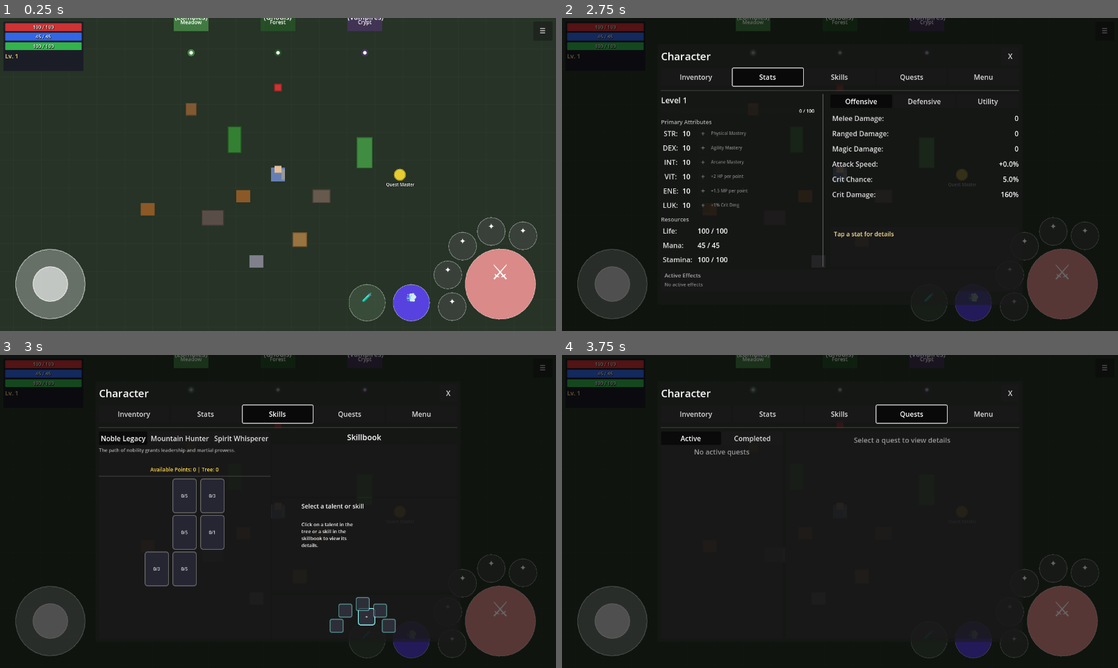
Above: before the commit, frames 1-4 (two rows, left to right).
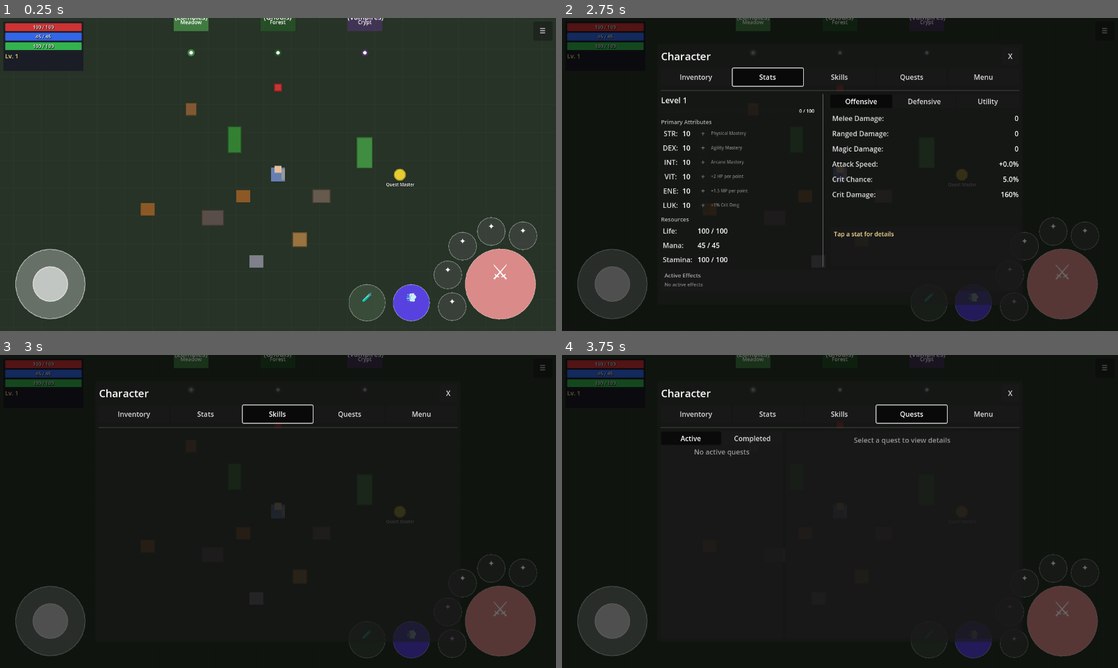
Above: after the commit, the same moments.

Repository: MatousHruska/MobileTestia
Game: Godot game, scene res://scenes/world/test_zone.tscn
The game is run twice, just before and just after one commit, with the same random seed, the same clock (stepped at 60 frames per second) and the same inputs.
Inputs:
- Up to frame 1 (0.25 s): no input
- Up to frame 2 (2.75 s): click "☰" at 0.5 s; click "Inventory" at 1.25 s; click "Stats" at 2 s
- Up to frame 3 (3 s): click "Skills" at 2.75 s
- Up to frame 4 (3.75 s): click "Quests" at 3.5 s

Frames 1-2 are identical in both runs. In frame 3, 4.7% of the frame differs, in the area x 17-72%, y 25-89%; in frame 4, nothing differs.
Error after the commit: Parse Error: Cannot infer the type of "delta" variable because the value doesn't have a set type. (res://scripts/ui/menu/skills_panel.gd:543)

Commit message:
Add drag-and-drop for skill binding and CombatHUD integration
- Implement drag-and-drop from Skillbook to Skill Bind UI
  - Touch/mouse input detection on skillbook slots
  - Visual drag preview that follows finger/cursor
  - Highlight bind slots during drag
  - Drop detection on bind slots
- Add flash animation for new skills in skillbook
- Integrate TalentManager with CombatHUD
  - Auto-sync bound skills to ability slots
  - Skills bound in SkillsPanel appear in combat HUD
  - Talent data (damage, cooldown, costs) passed to HUD

Diff:
--- a/scripts/ui/combat/combat_hud.gd
+++ b/scripts/ui/combat/combat_hud.gd
@@ -42,7 +42,73 @@
 		if Game.is_player_valid():
 			_on_player_spawned(Game.player)
 
+	# Connect to TalentManager for skill bindings
+	_connect_talent_manager()
+
 	Debug.info("Combat", "CombatHUD initialized", {"abilities": config.ability_count})
+
+
+func _connect_talent_manager() -> void:
+	## Connect to TalentManager to sync bound skills
+	if TalentManager:
+		TalentManager.skill_bound.connect(_on_talent_skill_bound)
+		TalentManager.skill_unbound.connect(_on_talent_skill_unbound)
+		# Sync existing bindings
+		call_deferred("_sync_talent_bindings")
+
+
+func _sync_talent_bindings() -> void:
+	## Sync all bound talents from TalentManager to ability slots
+	for i in range(ability_slots.size()):
+		# TalentManager slot 1-5 maps to ability slots 0-4 (main slot 0 is special)
+		var talent := TalentManager.get_bound_talent(i + 1)
+		if talent:
+			_bind_talent_to_slot(i, talent)
+		else:
+			clear_ability_slot(i)
+
+
+func _bind_talent_to_slot(slot_index: int, talent: TalentData) -> void:
+	## Bind a talent's ability to an ability slot
+	if slot_index < 0 or slot_index >= ability_slots.size():
+		return
+
+	var invested := TalentManager.get_invested_points(talent.id)
+	var data := {
+		"name": talent.talent_name,
+		"icon": talent.talent_name.substr(0, 2).to_upper(),
+		"mana_cost": talent.mana_cost,
+		"stamina_cost": talent.stamina_cost,
+		"cooldown": talent.cooldown,
+		"damage": talent.get_damage_at_points(invested),
+		"effect_type": talent.effect_type,
+		"effect_value": talent.get_effect_at_points(invested),
+		"duration": talent.duration,
+		"talent_id": talent.id,
+	}
+
+	ability_slots[slot_index].bind_ability(talent.id, data)
+	Debug.log("Combat", "Bound talent to HUD slot", {"slot": slot_index, "talent": talent.talent_name})
+
+
+func _on_talent_skill_bound(slot_index: int, talent_id: String) -> void:
+	## Handle skill bound event from TalentManager
+	# TalentManager uses slot 0 as main, 1-5 as secondary
+	# CombatHUD ability slots are 0-based
+	var hud_slot := slot_index - 1  # Convert to HUD slot index
+	if hud_slot < 0 or hud_slot >= ability_slots.size():
+		return
+
+	var talent := TalentManager.get_talent(talent_id)
+	if talent:
+		_bind_talent_to_slot(hud_slot, talent)
+
+
+func _on_talent_skill_unbound(slot_index: int) -> void:
+	## Handle skill unbound event from TalentManager
+	var hud_slot := slot_index - 1
+	if hud_slot >= 0 and hud_slot < ability_slots.size():
+		clear_ability_slot(hud_slot)
 
 
 func _load_or_create_config() -> void:
--- a/scripts/ui/menu/skills_panel.gd
+++ b/scripts/ui/menu/skills_panel.gd
@@ -44,6 +44,13 @@
 var selected_talent_id: String = ""
 var selected_from_skillbook: bool = false
 var binding_mode: bool = false
+
+## Drag and drop state
+var _is_dragging: bool = false
+var _drag_talent_id: String = ""
+var _drag_start_pos: Vector2 = Vector2.ZERO
+var _drag_preview: Control = null
+const DRAG_THRESHOLD: float = 10.0  ## Pixels to move before drag starts
 
 #===============================================================================
 # UI REFERENCES
@@ -493,8 +500,10 @@
 	slot.toggle_mode = true
 	slot.text = talent.talent_name.substr(0, 2).to_upper()
 	slot.add_theme_font_size_override("font_size", 12)
-	slot.tooltip_text = talent.talent_name
-	slot.pressed.connect(_on_skillbook_slot_pressed.bind(talent.id))
+	slot.tooltip_text = talent.talent_name + "\n[Hold and drag to bind]"
+
+	# Use gui_input for drag detection instead of pressed signal
+	slot.gui_input.connect(_on_skillbook_slot_input.bind(talent.id, slot))
 
 	# Visual state
 	var is_bound := TalentManager.is_talent_bound(talent.id)
@@ -507,7 +516,35 @@
 	stylebox.set_corner_radius_all(4)
 	slot.add_theme_stylebox_override("normal", stylebox)
 
+	# Store metadata for drag detection
+	slot.set_meta("talent_id", talent.id)
+	slot.set_meta("press_pos", Vector2.ZERO)
+	slot.set_meta("is_pressed", false)
+
 	return slot
+
+
+## Handle input on skillbook slots for drag detection
+func _on_skillbook_slot_input(event: InputEvent, talent_id: String, slot: Button) -> void:
+	if event is InputEventMouseButton or event is InputEventScreenTouch:
+		if event.pressed:
+			# Start potential drag
+			slot.set_meta("press_pos", event.position)
+			slot.set_meta("is_pressed", true)
+		else:
+			# Release - if we didn't drag, treat as click
+			if slot.get_meta("is_pressed", false) and not _is_dragging:
+				_on_skillbook_slot_pressed(talent_id)
+			slot.set_meta("is_pressed", false)
+
+	elif (event is InputEventMouseMotion or event is InputEventScreenDrag) and slot.get_meta("is_pressed", false):
+		# Check if we should start dragging
+		var press_pos: Vector2 = slot.get_meta("press_pos", Vector2.ZERO)
+		var delta := event.position - press_pos
+
+		if delta.length() > DRAG_THRESHOLD and not _is_dragging:
+			slot.set_meta("is_pressed", false)
+			_start_drag(talent_id, slot.get_global_position() + event.position)
 
 
 func _refresh_bind_slots() -> void:
@@ -781,3 +818,157 @@
 		var talent := TalentManager.get_talent(id)
 		if talent:
 			_update_talent_node_visual(_talent_nodes[id], talent)
+
+
+#===============================================================================
+# DRAG AND DROP
+#===============================================================================
+
+## Handle input for drag and drop
+func _input(event: InputEvent) -> void:
+	if _is_dragging:
+		if event is InputEventMouseMotion or event is InputEventScreenDrag:
+			_update_drag_position(event.position)
+		elif event is InputEventMouseButton or event is InputEventScreenTouch:
+			if not event.pressed:
+				_end_drag(event.position)
+
+
+## Start dragging a skill from the skillbook
+func _start_drag(talent_id: String, start_pos: Vector2) -> void:
+	var talent := TalentManager.get_talent(talent_id)
+	if not talent or not TalentManager.is_in_skillbook(talent_id):
+		return
+
+	_is_dragging = true
+	_drag_talent_id = talent_id
+	_drag_start_pos = start_pos
+
+	# Create drag preview
+	_create_drag_preview(talent)
+
+	# Enter visual binding mode
+	binding_mode = true
+	_refresh_bind_slots()
+	binding_mode_entered.emit()
+
+	Debug.log("UI", "Started dragging skill: %s" % talent_id)
+
+
+## Create the visual drag preview
+func _create_drag_preview(talent: TalentData) -> void:
+	if _drag_preview:
+		_drag_preview.queue_free()
+
+	_drag_preview = PanelContainer.new()
+	_drag_preview.z_index = 100
+	_drag_preview.mouse_filter = Control.MOUSE_FILTER_IGNORE
+
+	var stylebox := StyleBoxFlat.new()
+	stylebox.bg_color = Color(0.3, 0.4, 0.5, 0.9)
+	stylebox.border_color = COLOR_BINDING_AVAILABLE
+	stylebox.set_border_width_all(2)
+	stylebox.set_corner_radius_all(6)
+	_drag_preview.add_theme_stylebox_override("panel", stylebox)
+
+	var label := Label.new()
+	label.text = talent.talent_name.substr(0, 3).to_upper()
+	label.add_theme_font_size_override("font_size", 14)
+	label.horizontal_alignment = HORIZONTAL_ALIGNMENT_CENTER
+	label.vertical_alignment = VERTICAL_ALIGNMENT_CENTER
+	label.custom_minimum_size = Vector2(48, 48)
+	_drag_preview.add_child(label)
+
+	# Add to root so it's not clipped
+	get_tree().root.add_child(_drag_preview)
+	_drag_preview.global_position = _drag_start_pos - Vector2(24, 24)
+
+
+## Update drag preview position
+func _update_drag_position(pos: Vector2) -> void:
+	if _drag_preview:
+		_drag_preview.global_position = pos - Vector2(24, 24)
+
+
+## End drag and check for drop target
+func _end_drag(end_pos: Vector2) -> void:
+	if not _is_dragging:
+		return
+
+	_is_dragging = false
+
+	# Check if dropped on a bind slot
+	var dropped_on_slot := _get_slot_at_position(end_pos)
+	if dropped_on_slot >= 0:
+		TalentManager.bind_skill(dropped_on_slot, _drag_talent_id)
+		Debug.log("UI", "Dropped skill %s on slot %d" % [_drag_talent_id, dropped_on_slot])
+
+	# Clean up
+	if _drag_preview:
+		_drag_preview.queue_free()
+		_drag_preview = null
+
+	_drag_talent_id = ""
+	binding_mode = false
+	binding_mode_exited.emit()
+
+	_refresh_skillbook()
+	_refresh_bind_slots()
+	_update_buttons()
+
+
+## Get which bind slot is at the given position (-1 if none)
+func _get_slot_at_position(pos: Vector2) -> int:
+	# Check main slot
+	if _bind_main_slot and _is_point_in_control(_bind_main_slot, pos):
+		return 0
+
+	# Check secondary slots
+	for i in range(_bind_slots.size()):
+		if _is_point_in_control(_bind_slots[i], pos):
+			return i + 1
+
+	return -1
+
+
+## Check if a point is inside a control's global rect
+func _is_point_in_control(control: Control, point: Vector2) -> bool:
+	var rect := control.get_global_rect()
+	return rect.has_point(point)
+
+
+## Cancel any ongoing drag operation
+func _cancel_drag() -> void:
+	if _is_dragging:
+		_is_dragging = false
+		_drag_talent_id = ""
+
+		if _drag_preview:
+			_drag_preview.queue_free()
+			_drag_preview = null
+
+		binding_mode = false
+		binding_mode_exited.emit()
+		_refresh_bind_slots()
+
+
+#===============================================================================
+# FLASH ANIMATION FOR NEW SKILLS
+#===============================================================================
+
+## Play flash animation when a new skill is added to the skillbook
+func _play_skillbook_flash(slot: Button) -> void:
+	if not slot:
+		return
+
+	# Store original modulate
+	var original_color := slot.modulate
+
+	# Create flash tween
+	var tween := create_tween()
+	tween.tween_property(slot, "modulate", Color(2.0, 2.0, 2.0, 1.0), 0.1)
+	tween.tween_property(slot, "modulate", original_color, 0.3)
+
+	# Also scale pulse
+	tween.parallel().tween_property(slot, "scale", Vector2(1.2, 1.2), 0.1)
+	tween.tween_property(slot, "scale", Vector2(1.0, 1.0), 0.2).set_ease(Tween.EASE_OUT)
